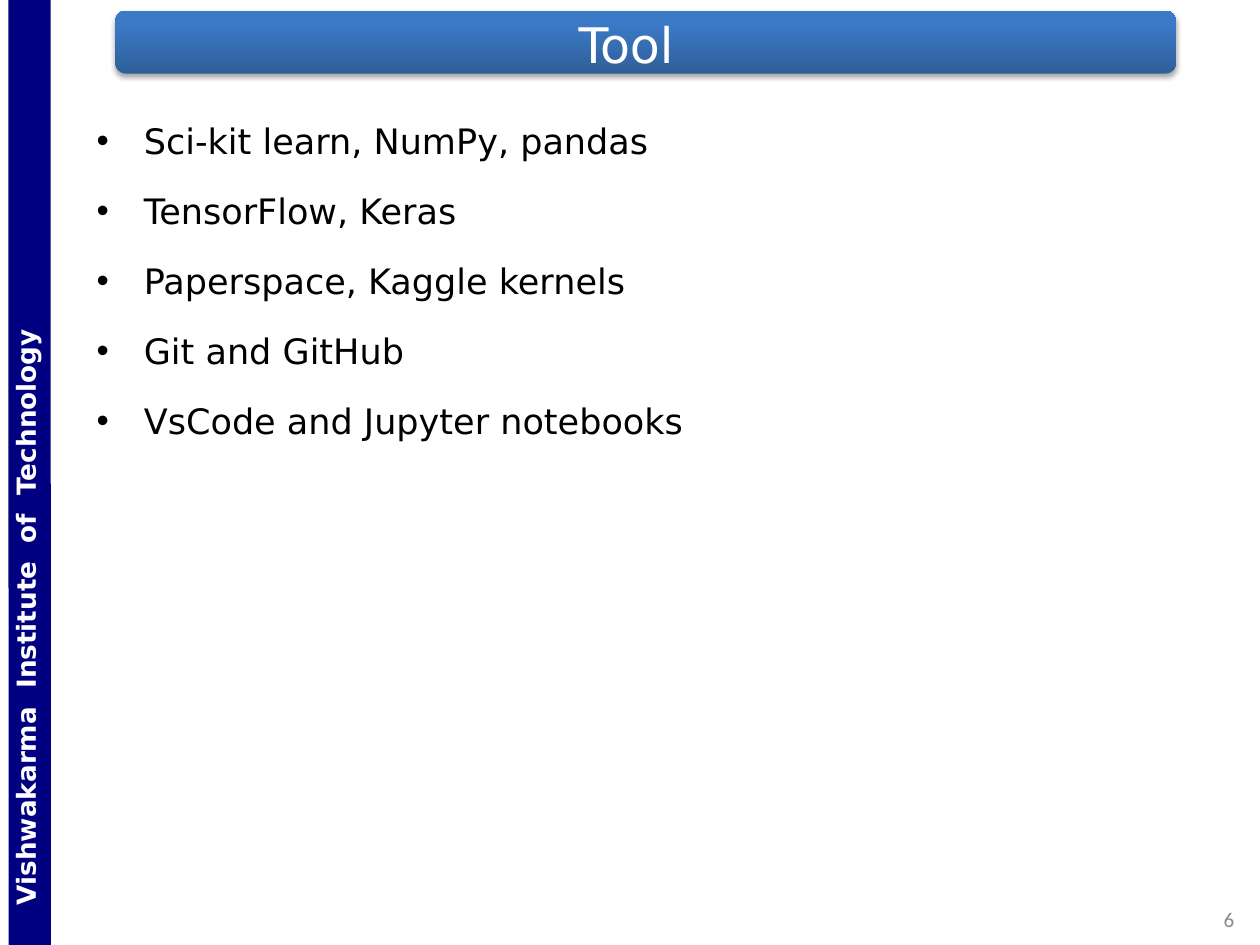
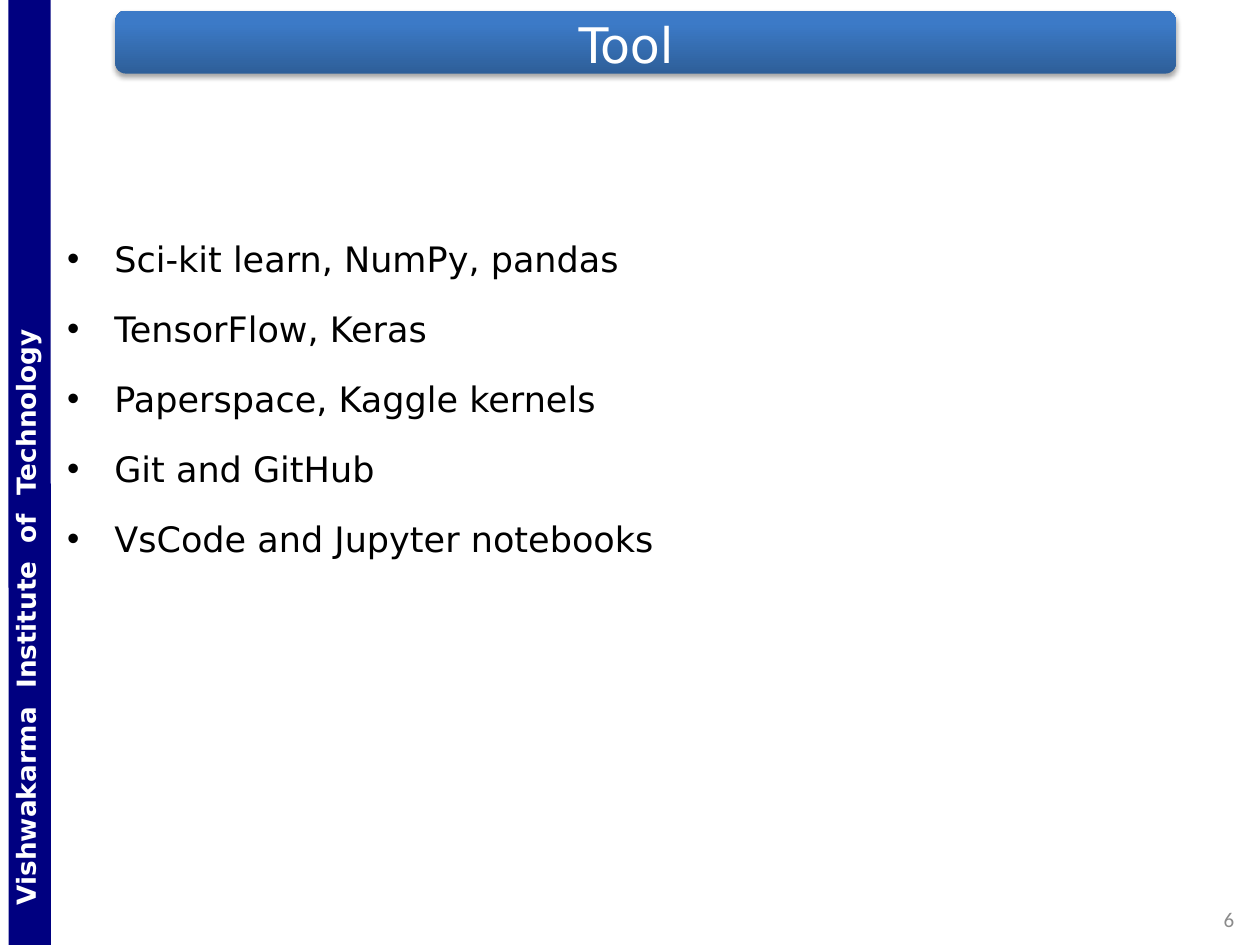
Before and after one commit to Gladiator07/Harvestify, a slide deck: slide 6 of Docs/ICA_G5_ML_Crop_Consultant.pptx. Drawn at 1260x945 pixels with LibreOffice and Linux fonts; fonts in the diff are those of the drawing; background and template pictures are left out. Boxes give left, top, right and bottom in pixels: in the first picture for what was removed or moved away, otherwise in the second. Text is boxed around its words. In the diff, an @@ line names an element or a change of style, - is before the commit and + after.

```diff
--- a/Docs/ICA_G5_ML_Crop_Consultant.pptx
+++ b/Docs/ICA_G5_ML_Crop_Consultant.pptx
@@ text "Sci-kit learn, NumPy, pandas" moved from (x1=144, y1=127, x2=683, y2=442) to (x1=114, y1=245, x2=654, y2=560) @@
```
Also in this commit, not shown: 7 other slides changed, 1 slide added, 1 slide removed.
